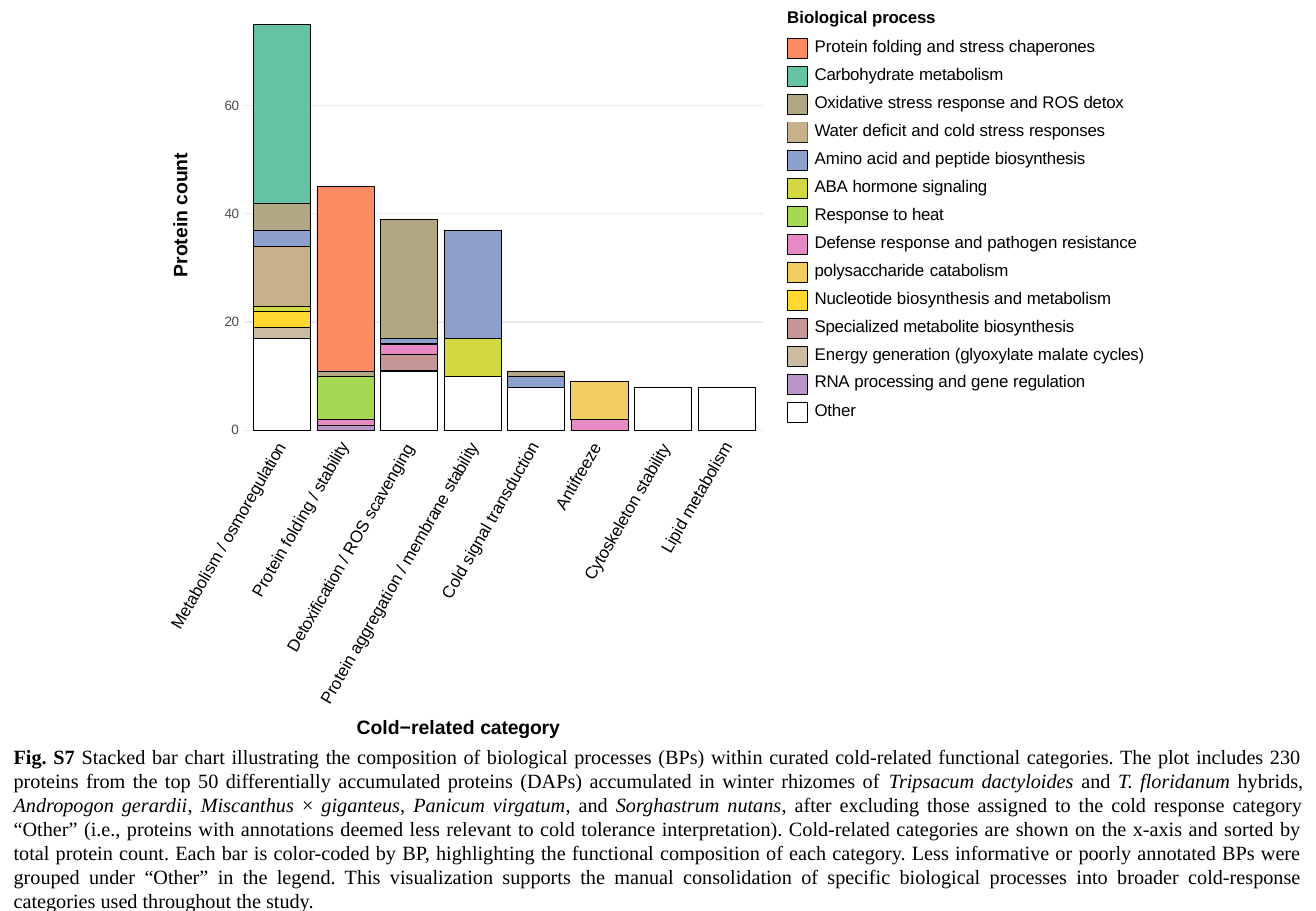
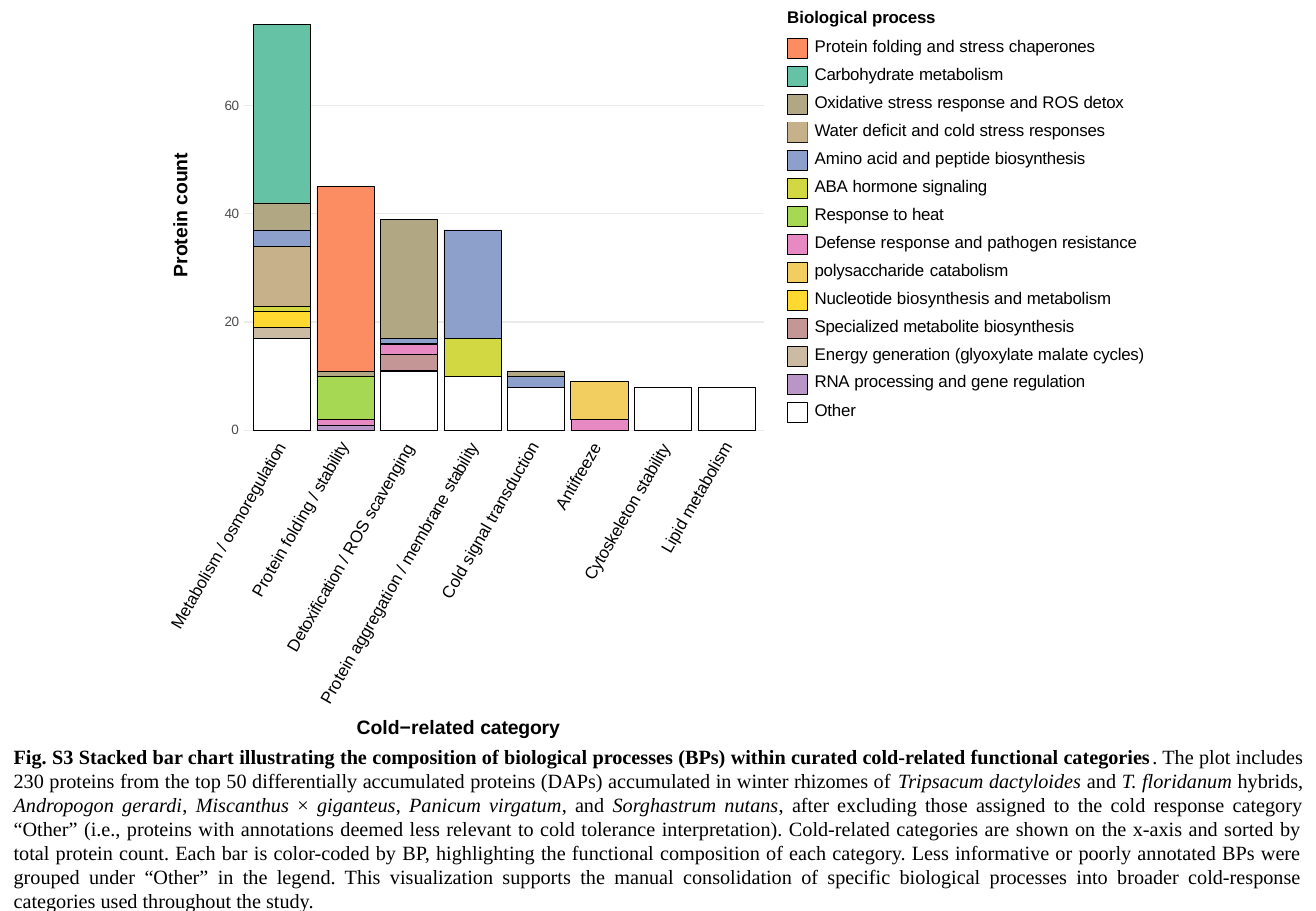
Before and after one commit to elor77/PACMAD-Rhizome-Proteomics, a slide deck: slide 3 of manuscript/Supplemental_Figures/PACMAD_Rhizome_Proteomics_Supplemental_Figures.pptx (slide 7 before the commit). Drawn at 1316x911 pixels with LibreOffice and Linux fonts; fonts in the diff are those of the drawing. Boxes give left, top, right and bottom in pixels: in the first picture for what was removed or moved away, otherwise in the second. Text is boxed around its words. In the diff, an @@ line names an element or a change of style, - is before the commit and + after.

```diff
--- a/manuscript/Supplemental_Figures/PACMAD_Rhizome_Proteomics_Supplemental_Figures.pptx
+++ b/manuscript/Supplemental_Figures/PACMAD_Rhizome_Proteomics_Supplemental_Figures.pptx
@@ text at (14,749,1304,911): text changed @@
-Fig. S7 Stacked bar chart illustrating the composition of biological processes (BPs) within curated cold-related functional categories. The plot includes 230 proteins from the top 50 differentially accumulated proteins (DAPs) accumulated in winter rhizomes of Tripsacum dactyloides and T. floridanum hybrids, Andropogon gerardii, Miscanthus × giganteus, Panicum virgatum, and Sorghastrum nutans, after excluding those assigned to the cold response category “Other” (i.e., proteins with annotations deemed less relevant to cold tolerance interpretation). Cold-related categories are shown on the x-axis and sorted by total protein count. Each bar is color-coded by BP, highlighting the functional composition of each category. Less informative or poorly annotated BPs were grouped under “Other” in the legend. This visualization supports the manual consolidation of specific biological processes into broader cold-response categories used throughout the study.
+Fig. S3 Stacked bar chart illustrating the composition of biological processes (BPs) within curated cold-related functional categories. The plot includes 230 proteins from the top 50 differentially accumulated proteins (DAPs) accumulated in winter rhizomes of Tripsacum dactyloides and T. floridanum hybrids, Andropogon gerardi, Miscanthus × giganteus, Panicum virgatum, and Sorghastrum nutans, after excluding those assigned to the cold response category “Other” (i.e., proteins with annotations deemed less relevant to cold tolerance interpretation). Cold-related categories are shown on the x-axis and sorted by total protein count. Each bar is color-coded by BP, highlighting the functional composition of each category. Less informative or poorly annotated BPs were grouped under “Other” in the legend. This visualization supports the manual consolidation of specific biological processes into broader cold-response categories used throughout the study.
```
Also in this commit, not shown: 8 other slides changed, 18 other files.
